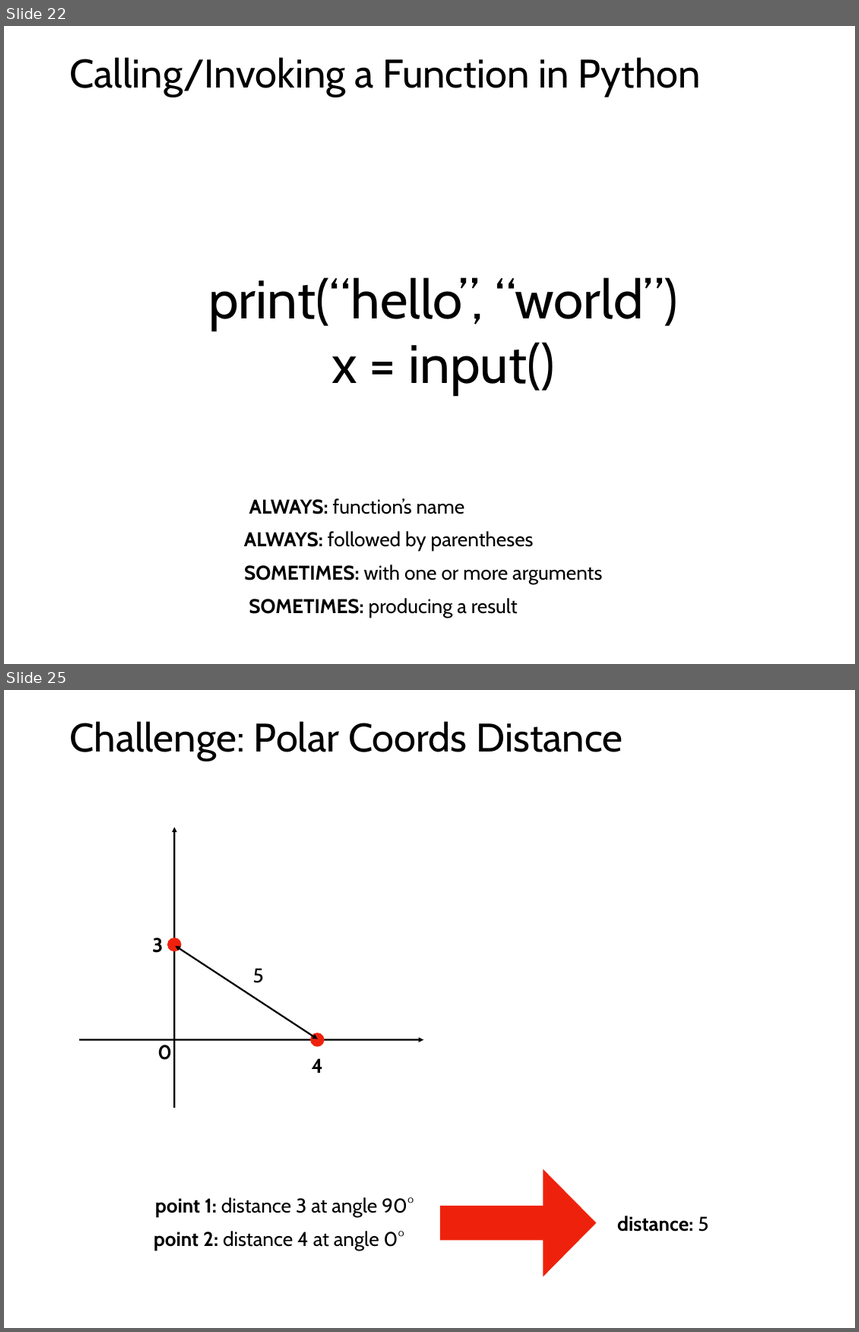
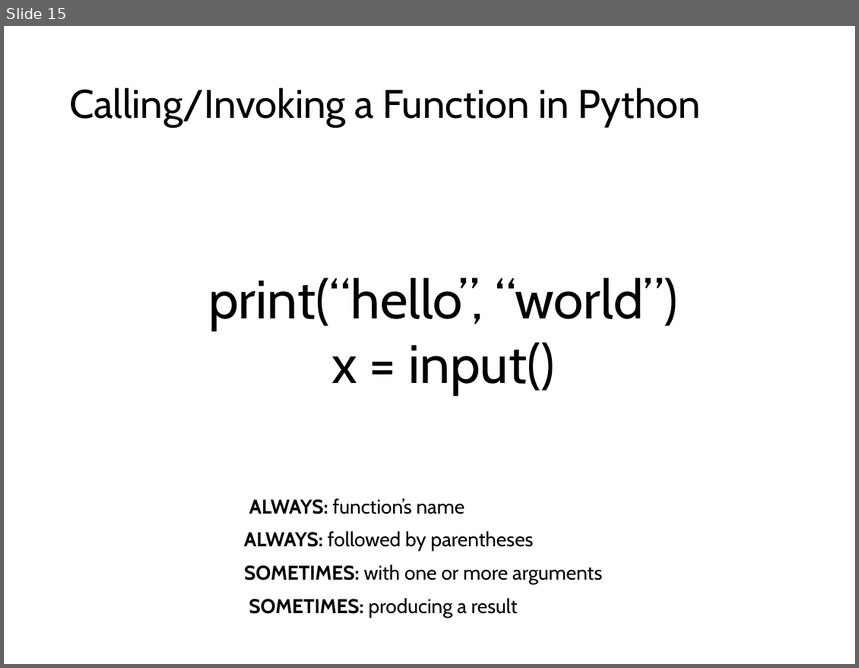
Before and after one commit to tylerharter/caraza-harter-com, a slide deck: tyler/meena/cs220/s22/materials/lecture_ppts/lec_05_S22.ppt. Shown one above the other, each under a label of ours: slides 22 and 25 before the commit, slide 15 after it; the slides between them are not shown. The pictures are 859x1332 and 859x668 pixels, drawn with LibreOffice and Linux fonts; fonts in the diff are those of the drawing. Boxes give left, top, right and bottom in pixels: in the first picture for what was removed or moved away, otherwise in the second. Text is boxed around its words. In the diff, an @@ line names an element or a change of style, - is before the commit and + after.

```diff
--- a/tyler/meena/cs220/s22/materials/lecture_ppts/lec_05_S22.ppt
+++ b/tyler/meena/cs220/s22/materials/lecture_ppts/lec_05_S22.ppt
@@ slide 25 removed at box(4, 690, 855, 1328), background #FFFFFF @@
@@ text removed at box(69, 721, 623, 761) @@
-Challenge: Polar Coords Distance
@@ arrow removed from (174, 1108) to (174, 827) @@
@@ text removed at box(152, 938, 163, 953) @@
-3
@@ ellipse removed at box(167, 938, 181, 951) @@
@@ double arrow removed from (175, 946) to (318, 1040) @@
@@ text removed at box(253, 968, 264, 983) @@
-5
@@ arrow removed from (79, 1040) to (424, 1040) @@
@@ text removed at box(158, 1045, 172, 1060) @@
-0
@@ ellipse removed at box(310, 1033, 324, 1046) @@
@@ text removed at box(312, 1059, 323, 1073) @@
-4
@@ right arrow removed at box(440, 1170, 597, 1277) @@
@@ text removed at box(155, 1198, 414, 1217) @@
-point 1: distance 3 at angle 90°
@@ text removed at box(154, 1231, 405, 1251) @@
-point 2: distance 4 at angle 0°
@@ text removed at box(617, 1216, 709, 1232) @@
-distance: 5
@@ what was slide 22 is now slide 15 @@
@@ slide 15 changed as well @@
@@ text "Calling/Invoking a Function in Python": place and size @@
-text "Calling/Invoking a Function in Python" at box(69, 57, 701, 97)
+text "Calling/Invoking a Function in Python" at box(69, 88, 701, 126)
```
Also in this commit, not shown: 7 other slides changed, 2 slides added, 10 other slides removed, 1 other file.
